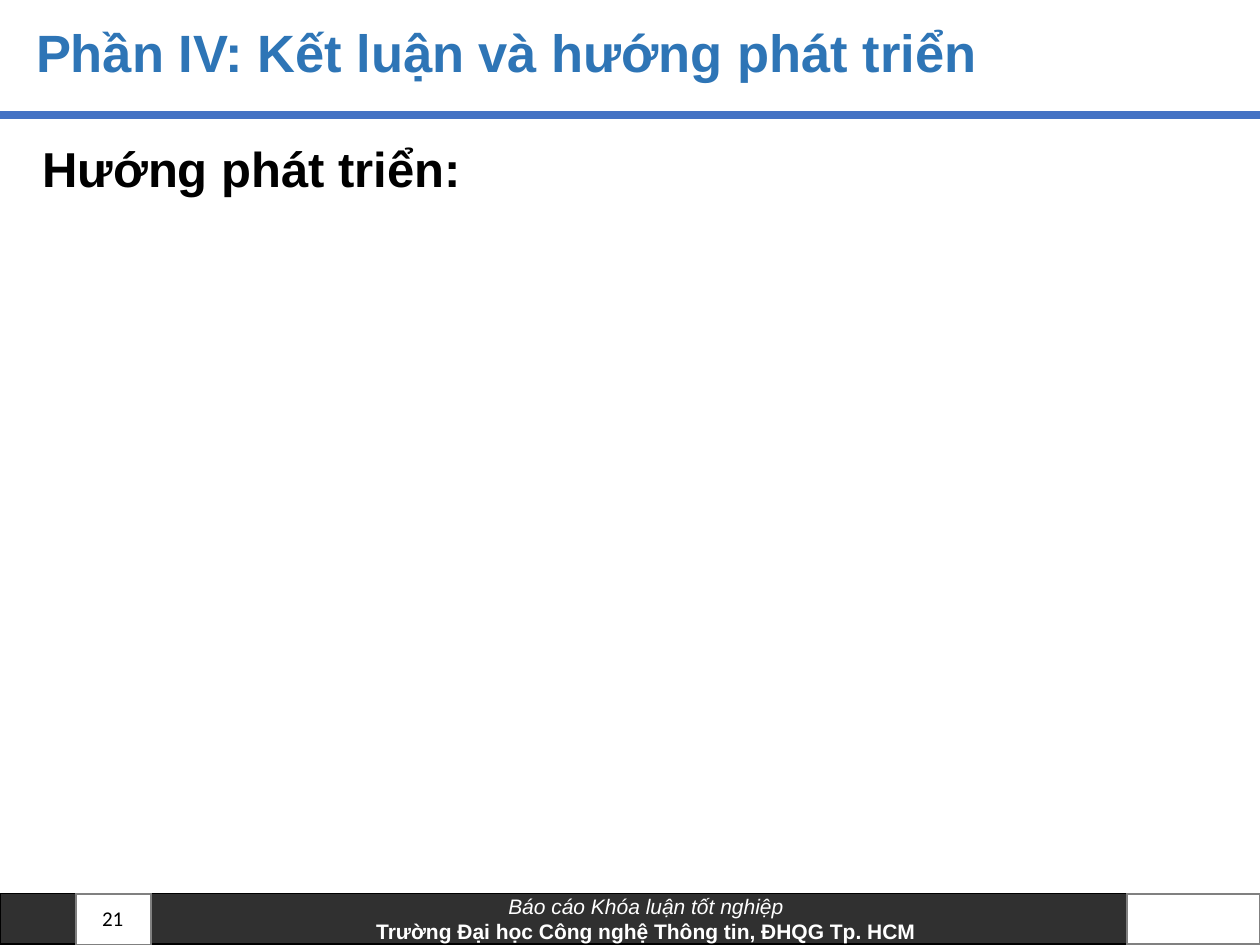
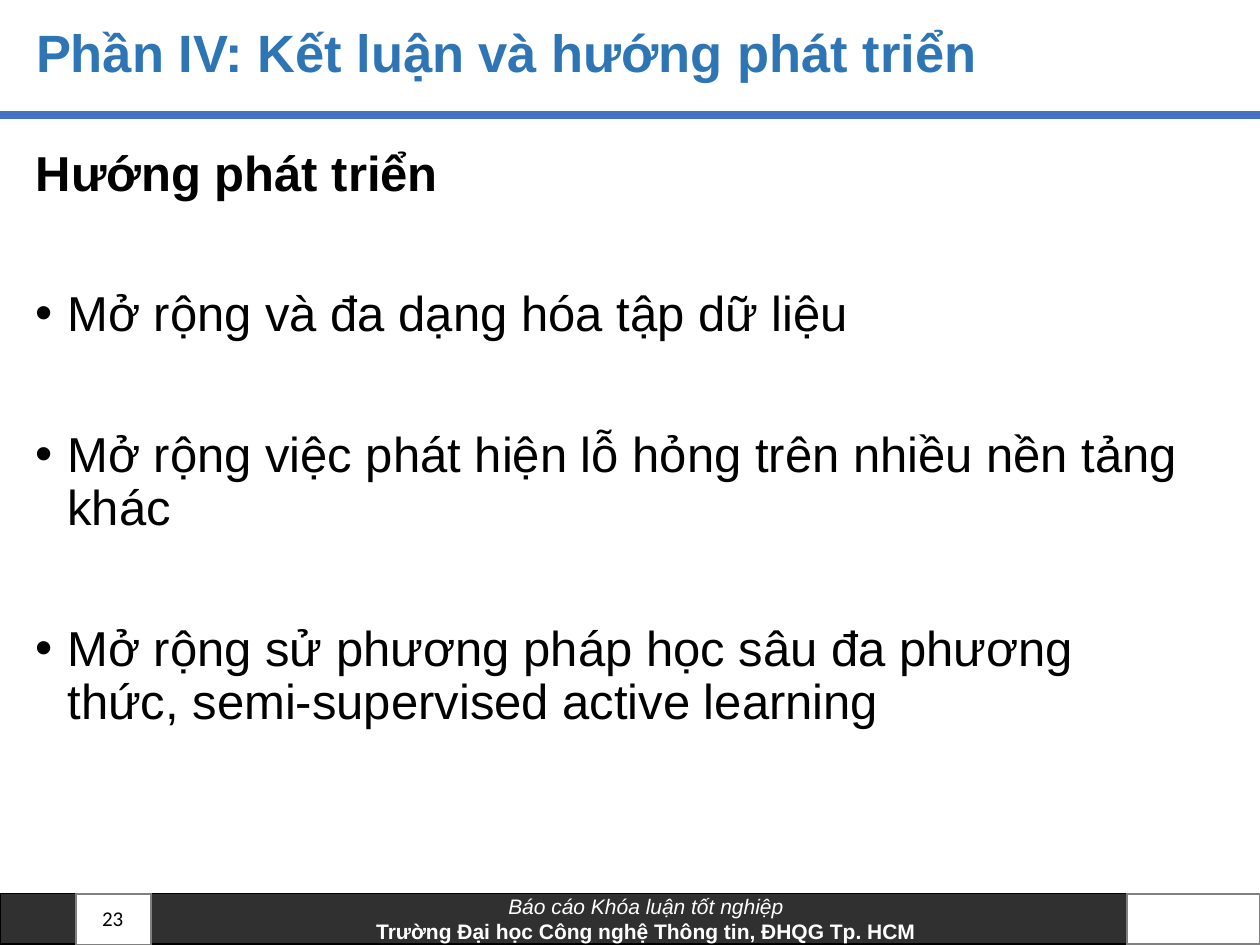
Before and after one commit to anhkiet1227/NT505_Thesis, a slide deck: slide 23 of Slide_20520605_VoAnhKiet.pptx (slide 21 before the commit). Drawn at 1260x945 pixels with LibreOffice and Linux fonts; fonts in the diff are those of the drawing; background and template pictures are left out. Boxes give left, top, right and bottom in pixels: in the first picture for what was removed or moved away, otherwise in the second. Text is boxed around its words. In the diff, an @@ line names an element or a change of style, - is before the commit and + after.

```diff
--- a/Slide_20520605_VoAnhKiet.pptx
+++ b/Slide_20520605_VoAnhKiet.pptx
@@ text at [36,152,1177,729]: text changed; bold off @@
-Hướng phát triển:
+Hướng phát triển
+• Mở rộng và đa dạng hóa tập dữ liệu
+• Mở rộng việc phát hiện lỗ hỏng trên nhiều nền tảng khác
+• Mở rộng sử phương pháp học sâu đa phương thức, semi-supervised active learning
@@ page number at [102,912,123,926]: text changed @@
-21
+23
```
Also in this commit, not shown: 3 other slides changed, 2 slides added.
